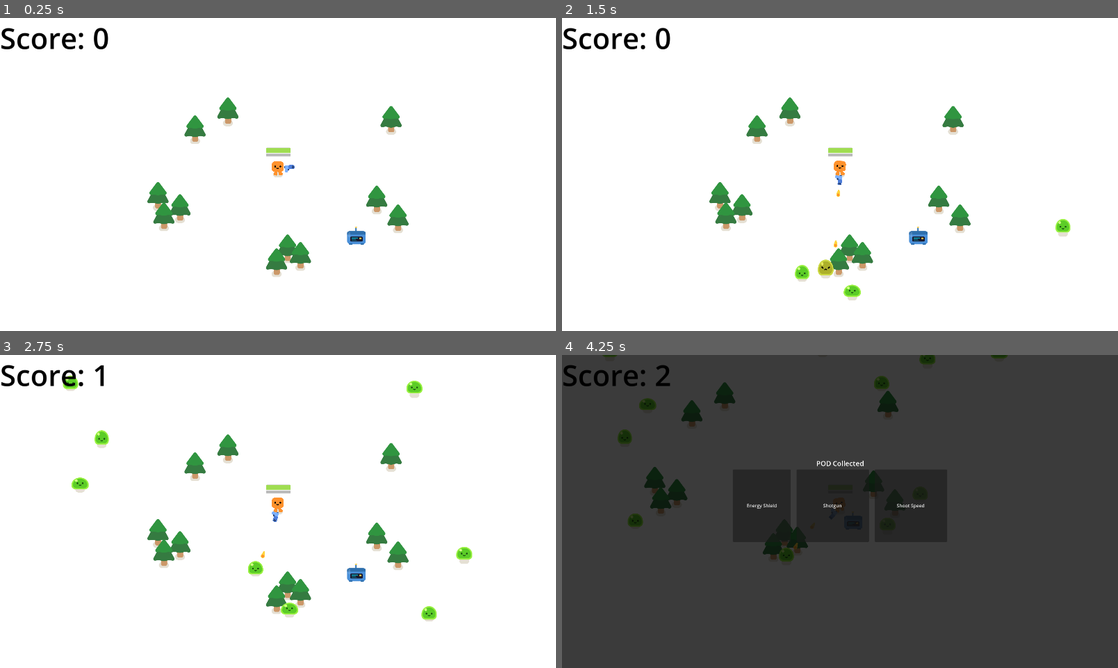
Above: before the commit, frames 1-4 (two rows, left to right).
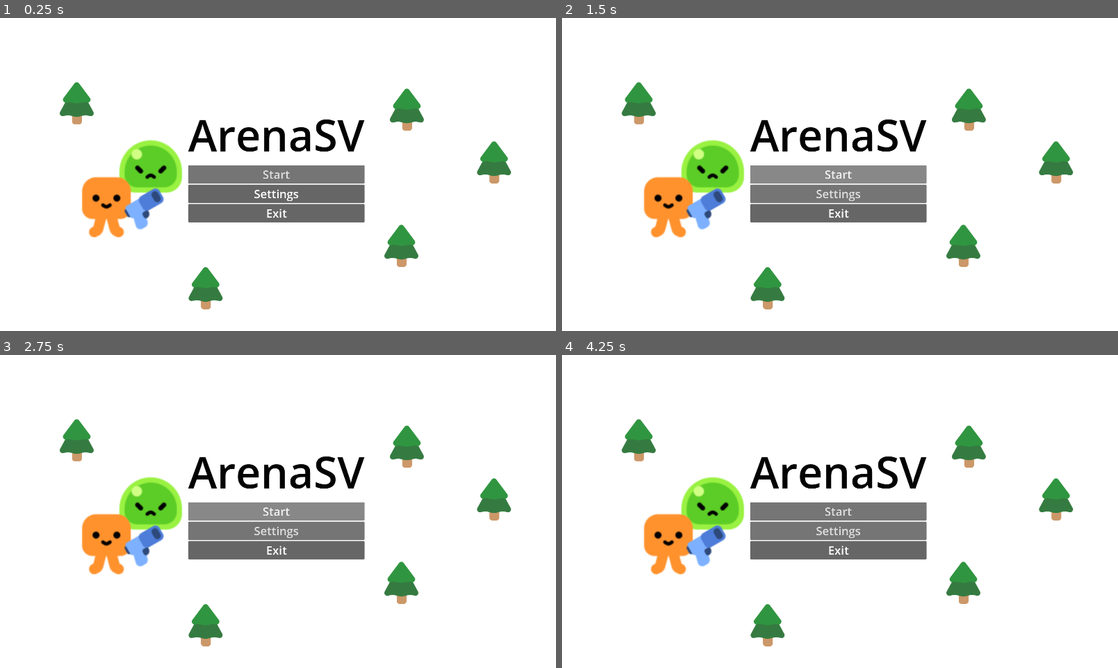
Above: after the commit, the same moments.

Repository: EnzoFernaszz/ArenaSV
Game: Godot game, scene res://Scenes/TilteScreen.tscn
The game is run twice, just before and just after one commit, with the same random seed, the same clock (stepped at 60 frames per second) and the same inputs. Before the commit the project starts from res://Scenes/survivors_game.tscn.
Inputs (mouse positions are in pixels of both pictures, inside the frame that each line leads up to):
- Up to frame 1 (0.25 s): no input
- Up to frame 2 (1.5 s): click (840, 193) at 0.5 s, where only the run after the commit has a clickable "Settings"; click (840, 174) at 1.25 s, where only the run after the commit has a clickable "Start"
- Up to frame 3 (2.75 s): click (278, 511) at 2 s, where only the run after the commit has a clickable "Start"
- Up to frame 4 (4.25 s): move the mouse to (962, 495) at 2.77 s; hold D (move_right) 2.78-3.53 s; move the mouse to (728, 527) at 3.52 s; hold S (move_down) from 3.53 s (still down)

The runs differ from the first frame. In frame 1, 15% of the frame differs, in the area x 0-92%, y 3-94%; in frame 2, 16%; in frame 3, 16%; in frame 4, 100%, in the area x 0-100%, y 0-100%.
Error after the commit: Parse Error: Identifier "ss" not declared in the current scope. (res://Scenes/tilte_screen.gd:12)

Commit message:
tela de inicio

Diff:
--- a/Scenes/TilteScreen.tscn
+++ b/Scenes/TilteScreen.tscn
@@ -20,11 +20,17 @@
 offset_bottom = 1083.0
 
 [node name="VBoxContainer" type="VBoxContainer" parent="." unique_id=944940353]
-layout_mode = 0
-offset_left = 653.0
-offset_top = 207.0
-offset_right = 1262.0
-offset_bottom = 907.0
+custom_minimum_size = Vector2(300, 300)
+layout_mode = 1
+anchors_preset = 15
+anchor_right = 1.0
+anchor_bottom = 1.0
+offset_left = 650.0
+offset_top = 300.0
+offset_right = 1219.0
+offset_bottom = 666.0
+grow_horizontal = 2
+grow_vertical = 2
 alignment = 1
 
 [node name="Label" type="Label" parent="VBoxContainer" unique_id=1570625631]
@@ -42,11 +48,15 @@
 [node name="Settings" type="Button" parent="VBoxContainer" unique_id=682694427]
 layout_mode = 2
 theme_override_font_sizes/font_size = 40
+toggle_mode = true
+button_pressed = true
 text = "Settings"
 
 [node name="Exit" type="Button" parent="VBoxContainer" unique_id=1152761998]
 layout_mode = 2
 theme_override_font_sizes/font_size = 40
+toggle_mode = true
+button_pressed = true
 text = "Exit"
 
 [node name="Icon" type="Sprite2D" parent="." unique_id=944313547]
--- a/Scenes/tilte_screen.gd
+++ b/Scenes/tilte_screen.gd
@@ -1,37 +1,16 @@
 extends Control
 
-@onready var hover_sound: AudioStreamPlayer = $HoverSound
+func _ready():
+	var buttonStart = $VBoxContainer.get_node("Start")
+	var buttonSettings = $VBoxContainer.get_node("Settings")
+	var buttonExit = $VBoxContainer.get_node("Exit")
 
-var original_scales: Dictionary = {}
+	if buttonStart:
+		buttonStart.pressed.connect(start_game)
 
-func _ready():
-	for child in get_children():
-		if child is Button:
-			original_scales[child] = child.scale
-			child.mouse_entered.connect(_on_button_mouse_entered.bind(child))
-			child.mouse_exited.connect(_on_button_mouse_exited.bind(child))
-			match child.name:
-				"StartButton":
-					child.pressed.connect(start_game)
-				#"OptionsButton":
-					#child.pressed.connect(open_options)
-				#"QuitButton":
-					#child.pressed.connect(quit_game)
-
-func _on_button_mouse_entered(button: Button):
-	hover_sound.play()
-	var tween = create_tween()
-	tween.tween_property(button, "scale", original_scales[button] * 1.1, 0.2)
-
-func _on_button_mouse_exited(button: Button):
-	var tween = create_tween()
-	tween.tween_property(button, "scale", original_scales[button], 0.2)
+	if buttonSettings:
+		ss
 
 func start_game():
-	get_tree().change_scene_to_file("res://Scenes/game.gd")
-
-#func open_options():
-	#get_tree().change_scene_to_file("res://Options.tscn")
-
-#func quit_game():
-	#get_tree().quit()
+	print("Loading game scene...")
+	get_tree().change_scene_to_file("res://Scenes/survivors_game.tscn")
--- /dev/null
+++ b/credits.tscn
@@ -0,0 +1,73 @@
+[gd_scene format=3 uid="uid://b52qecyiolqg8"]
+
+[ext_resource type="Texture2D" uid="uid://caqfk2xng5v5u" path="res://trees/pine_tree.png" id="1_nm7lk"]
+
+[node name="Control" type="Control" unique_id=2116331838]
+layout_mode = 3
+anchors_preset = 15
+anchor_right = 1.0
+anchor_bottom = 1.0
+grow_horizontal = 2
+grow_vertical = 2
+
+[node name="ColorRect" type="ColorRect" parent="." unique_id=1317435936]
+layout_mode = 0
+offset_left = -38.0
+offset_top = -17.0
+offset_right = 1962.0
+offset_bottom = 1083.0
+
+[node name="VBoxContainer" type="VBoxContainer" parent="." unique_id=498697288]
+custom_minimum_size = Vector2(300, 300)
+layout_mode = 1
+anchors_preset = 8
+anchor_left = 0.5
+anchor_top = 0.5
+anchor_right = 0.5
+anchor_bottom = 0.5
+offset_left = 169.0
+offset_top = -540.0
+offset_right = 1581.0
+offset_bottom = 980.0
+grow_horizontal = 2
+grow_vertical = 2
+scale = Vector2(0.5, 0.5)
+alignment = 1
+
+[node name="Label" type="Label" parent="VBoxContainer" unique_id=1504102475]
+layout_mode = 2
+theme_override_colors/font_color = Color(0.012617188, 0.012617188, 0.012617188, 1)
+theme_override_font_sizes/font_size = 150
+text = "Alunos:
+Enzo Fernandes
+Guilherme Azevedo
+Rodrigo Temporal
+Hafiz Oliveira
+Samuel Lopes
+"
+
+[node name="Exit" type="Button" parent="VBoxContainer" unique_id=1532977439]
+layout_mode = 2
+theme_override_font_sizes/font_size = 40
+toggle_mode = true
+text = "Return"
+
+[node name="PineTree" type="Sprite2D" parent="." unique_id=19990508]
+position = Vector2(1405, 314)
+texture = ExtResource("1_nm7lk")
+
+[node name="PineTree2" type="Sprite2D" parent="." unique_id=479983707]
+position = Vector2(1706, 496)
+texture = ExtResource("1_nm7lk")
+
+[node name="PineTree3" type="Sprite2D" parent="." unique_id=293536540]
+position = Vector2(1386, 784)
+texture = ExtResource("1_nm7lk")
+
+[node name="PineTree4" type="Sprite2D" parent="." unique_id=1916239403]
+position = Vector2(265, 292)
+texture = ExtResource("1_nm7lk")
+
+[node name="PineTree5" type="Sprite2D" parent="." unique_id=994922902]
+position = Vector2(710, 930)
+texture = ExtResource("1_nm7lk")
--- a/project.godot
+++ b/project.godot
@@ -75,7 +75,7 @@
 [application]
 
 config/name="Your First 2D Game With Godot 4 (GDQuest)"
-run/main_scene="uid://dun1cpardk2xw"
+run/main_scene="uid://bll36ploct3y8"
 config/features=PackedStringArray("4.6", "Forward Plus")
 config/icon="res://icon.png"
 
